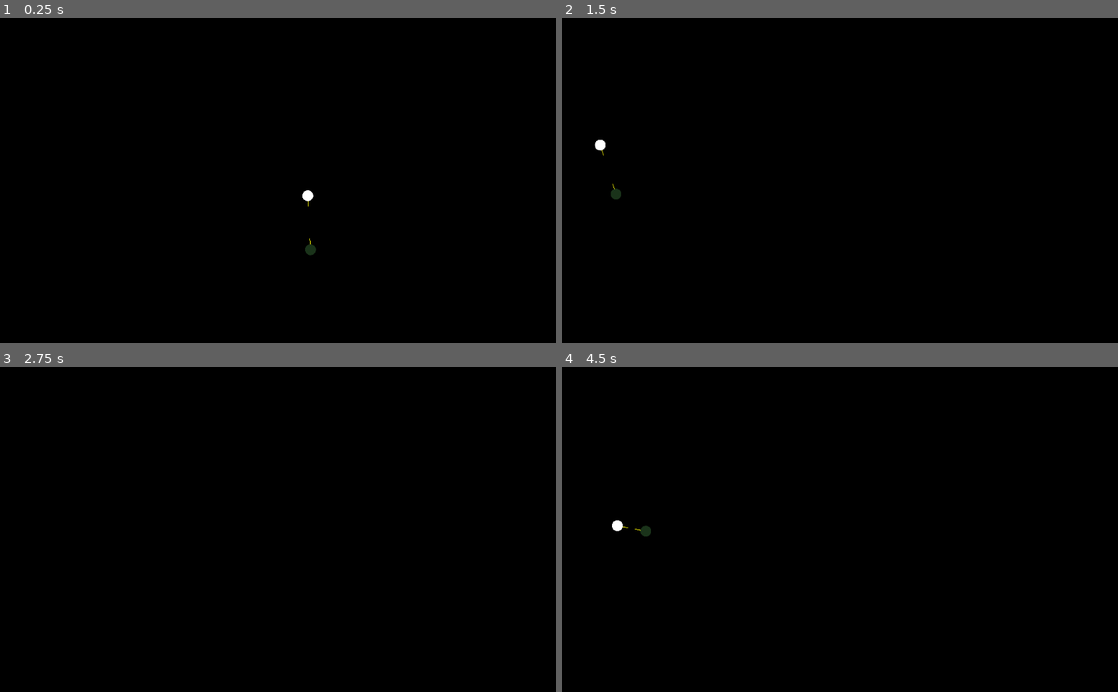
Above: before the commit, frames 1-4 (two rows, left to right).
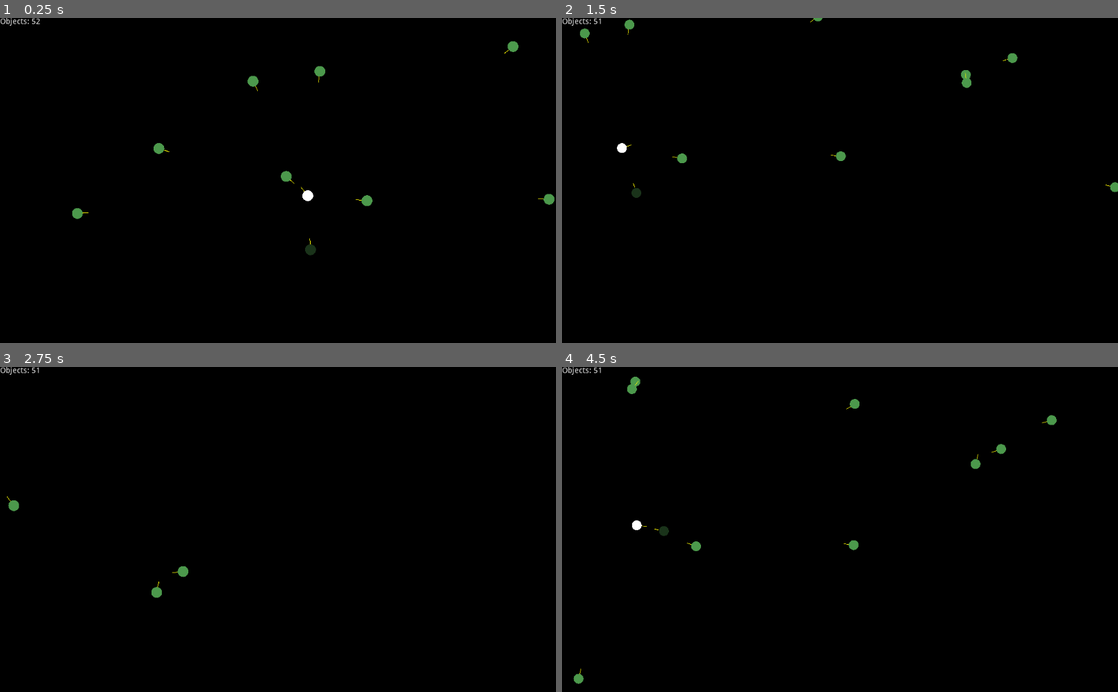
Above: after the commit, the same moments.

Repository: NuclearPhoenixx/n-body-problem
Game: Godot game, scene res://main.tscn
Same seed, same stepped clock (60 frames per second), same inputs: the game is played once before the commit and once after it.
Inputs (mouse positions are in pixels of both pictures, inside the frame that each line leads up to):
- Up to frame 1 (0.25 s): no input
- Up to frame 2 (1.5 s): move the mouse to (840, 180) at 0.52 s; hold Right (ui_right) 0.53-1.28 s; hold Mouse wheel up (camera_zin) 0.53-1.28 s; tap Space (ui_select) at 0.77 s; move the mouse to (645, 232) at 1.27 s; hold Down (ui_down) from 1.28 s (still down); tap Mouse wheel down (camera_zout) at 1.35 s
- Up to frame 3 (2.75 s): tap Space (ui_select) at 1.52 s; move the mouse to (333, 458) at 2.02 s; release Down (ui_down) at 2.03 s; hold Right (ui_right) from 2.03 s (still down); hold Mouse wheel up (camera_zin) from 2.03 s (still down)
- Up to frame 4 (4.5 s): move the mouse to (812, 594) at 2.77 s; release Right (ui_right) at 2.78 s; release Mouse wheel up (camera_zin) at 2.78 s; hold Up (ui_up) 2.78-3.53 s; tap Mouse wheel down (camera_zout) at 2.85, 4.35 s; tap Space (ui_select) at 3.02, 3.77 s; move the mouse to (1006, 578) at 3.52 s; hold Mouse wheel up (camera_zin) 3.53-4.28 s; hold Left (ui_left) from 3.53 s (still down); tap Escape (ui_cancel) at 4.15 s; move the mouse to (673, 480) at 4.27 s

The runs differ from the first frame. In frame 1, 0.5% of the frame differs, in the area x 0-100%, y 0-62%; in frame 2, 0.7%; in frame 3, 0.2%; in frame 4, 0.7%, in the area x 0-89%, y 0-98%.

Commit message:
fixes and interface
- add pause option

- spawn some objects randomly

- add object number GUI

- add mass GUI

- fix collisions (almost)

- activate mutli-threading

Diff:
--- a/main.tscn
+++ b/main.tscn
@@ -1,9 +1,12 @@
-[gd_scene load_steps=5 format=2]
+[gd_scene load_steps=8 format=2]
 
 [ext_resource path="res://src/spawn.gd" type="Script" id=1]
 [ext_resource path="res://obj.tscn" type="PackedScene" id=2]
 [ext_resource path="res://src/camera.gd" type="Script" id=3]
-[ext_resource path="res://src/gui/speed.gd" type="Script" id=4]
+[ext_resource path="res://src/gui/obj_counter.gd" type="Script" id=4]
+[ext_resource path="res://src/gui/speed.gd" type="Script" id=5]
+[ext_resource path="res://src/gui/mass.gd" type="Script" id=6]
+[ext_resource path="res://src/gui/pause_indicator.gd" type="Script" id=7]
 
 [node name="Control" type="Control"]
 anchor_right = 1.0
@@ -22,10 +25,9 @@
 script = ExtResource( 1 )
 
 [node name="Object" parent="Spacetime" instance=ExtResource( 2 )]
-editor/display_folded = true
-priority = 128.0
 
 [node name="Camera2D" type="Camera2D" parent="Spacetime"]
+pause_mode = 2
 position = Vector2( 5, 7 )
 current = true
 drag_margin_h_enabled = false
@@ -36,23 +38,46 @@
 
 [node name="Interface" type="CanvasLayer" parent="."]
 
-[node name="GUI" type="MarginContainer" parent="Interface"]
+[node name="Stats" type="MarginContainer" parent="Interface"]
 margin_right = 86.0
 margin_bottom = 40.0
 
-[node name="VBoxContainer" type="VBoxContainer" parent="Interface/GUI"]
-margin_right = 86.0
-margin_bottom = 40.0
+[node name="VBoxContainer" type="VBoxContainer" parent="Interface/Stats"]
+margin_right = 99.0
+margin_bottom = 50.0
 
-[node name="Velocity" type="Label" parent="Interface/GUI/VBoxContainer"]
-margin_right = 86.0
+[node name="ObjectCounter" type="Label" parent="Interface/Stats/VBoxContainer"]
+margin_right = 99.0
 margin_bottom = 14.0
-text = "Object Speed"
+text = "Object Number"
 script = ExtResource( 4 )
 
-[node name="Label" type="Label" parent="Interface/GUI/VBoxContainer"]
+[node name="Velocity" type="Label" parent="Interface/Stats/VBoxContainer"]
 margin_top = 18.0
-margin_right = 86.0
+margin_right = 99.0
 margin_bottom = 32.0
+text = "Object Speed"
+script = ExtResource( 5 )
+
+[node name="Mass" type="Label" parent="Interface/Stats/VBoxContainer"]
+margin_top = 36.0
+margin_right = 99.0
+margin_bottom = 50.0
+text = "Object Mass"
+script = ExtResource( 6 )
+
+[node name="Pause" type="MarginContainer" parent="Interface"]
+pause_mode = 2
+anchor_left = 1.0
+anchor_right = 1.0
+margin_left = -51.0
+margin_bottom = 40.0
+script = ExtResource( 7 )
+
+[node name="Label" type="Label" parent="Interface/Pause"]
+margin_top = 13.0
+margin_right = 51.0
+margin_bottom = 27.0
+text = "PAUSED"
 
 [editable path="Spacetime/Object"]
--- a/obj.tscn
+++ b/obj.tscn
@@ -7,6 +7,7 @@
 [node name="Object" type="Area2D" groups=[
 "objects",
 ]]
+editor/display_folded = true
 script = ExtResource( 1 )
 __meta__ = {
 "_edit_group_": true
@@ -20,7 +21,8 @@
 points = PoolVector2Array( 0, 0, 0, 0 )
 width = 1.0
 default_color = Color( 1, 0.984314, 0, 1 )
+texture_mode = 774908979
 end_cap_mode = 2
 round_precision = 10
-[connection signal="area_entered" from="." to="." method="collision" flags=6]
+[connection signal="area_entered" from="." to="." method="collision"]
 [connection signal="input_event" from="." to="." method="_mouse_click"]
--- a/project.godot
+++ b/project.godot
@@ -73,11 +73,21 @@
 "events": [ Object(InputEventMouseButton,"resource_local_to_scene":false,"resource_name":"","device":-1,"alt":false,"sh …(213 unchanged characters)…
  ]
 }
+pause={
+"deadzone": 0.5,
+"events": [ Object(InputEventKey,"resource_local_to_scene":false,"resource_name":"","device":0,"alt":false,"shift":false,"control":false,"meta":false,"command":false,"pressed":false,"scancode":80,"unicode":0,"echo":false,"script":null)
+ ]
+}
+
+[physics]
+
+2d/thread_model=2
 
 [rendering]
 
 quality/driver/driver_name="GLES2"
 quality/intended_usage/framebuffer_allocation=0
 quality/intended_usage/framebuffer_allocation.mobile=1
+threads/thread_model=2
 environment/default_clear_color=Color( 0, 0, 0, 1 )
 environment/default_environment="res://default_env.tres"
--- a/src/camera.gd
+++ b/src/camera.gd
@@ -30,7 +30,7 @@
 	else:
 		check_camera()
 
-func _input(event):
+func _unhandled_input(event):
 	if event.is_action_pressed("camera_zin"): # check scroll wheel, camera zoom in and out
 		get_tree().set_input_as_handled()
 		if zoom > max_zin:
@@ -44,3 +44,10 @@
 	if event.is_action_pressed("ui_cancel"): # free fixed camera from node
 		get_tree().set_input_as_handled()
 		follow_node = null
+
+	if event.is_action_pressed("pause"): # pause simulation
+		get_tree().set_input_as_handled()
+		if get_tree().paused:
+			get_tree().paused = false
+		else:
+			get_tree().paused = true
--- /dev/null
+++ b/src/gui/mass.gd
@@ -0,0 +1,16 @@
+extends Label
+
+onready var camera = get_tree().get_root().get_node("Control/Spacetime/Camera2D")
+
+var mass_prec = 5 # mass precision in places
+
+func _physics_process(delta):
+	var obj = camera.follow_node
+
+	if typeof(obj) == 0: # if camera is fixed then show stats of that object
+		self.hide()
+	else:
+		self.show()
+		var mass = obj.mass # get the mass in powers of ten
+		var i = String(mass).length() - mass_prec
+		self.set_text("Mass: " + String(stepify(mass / pow(10, i), 1)) + "e" + String(i) + " [kg]")
--- /dev/null
+++ b/src/gui/obj_counter.gd
@@ -0,0 +1,6 @@
+extends Label
+
+onready var tree = get_tree()
+
+func _physics_process(delta): # get all nodes in object group and then print the number
+	set_text("Objects: " + String(tree.get_nodes_in_group("objects").size()))
--- /dev/null
+++ b/src/gui/pause_indicator.gd
@@ -0,0 +1,7 @@
+extends MarginContainer
+
+func _process(delta): # show pause text if the simulation has been paused
+	if get_tree().paused:
+		show()
+	else:
+		hide()
--- a/src/object.gd
+++ b/src/object.gd
@@ -14,11 +14,15 @@
 var radius = 10 # object radius
 
 func collision(area): # impact detection to prevent division by zero, heavy obj process before light ones
-	area.set_monitoring(false) # disable impact detection of deleted body
-	mass += area.mass # take all the mass
-	if camera.follow_node == area: # change fixed camera to the "winner" object
-		camera.follow_node = self
-	area.queue_free() # delete other lighter body
+	if area.mass < mass:
+		#area.set_monitoring(false) # disable impact detection of deleted body
+		mass += area.mass # take all the mass
+		if camera.follow_node == area: # change fixed camera to the "winner" object
+			camera.follow_node = self
+		area.queue_free() # delete other lighter body
+		# TODO: Proper physics collision, conservation of momentum.
+	elif area.mass == mass: # if masses are equal
+		pass # TODO: Spawn new object with correct velocity, mass and color, etc.
 
 func _draw(): # draw object as a custom circle
 	draw_circle(Vector2(0,0), radius, color)
--- a/src/spawn.gd
+++ b/src/spawn.gd
@@ -7,7 +7,6 @@
 	inst.position = pos
 	inst.v = v
 	inst.mass = m
-	inst.set_priority(m)
 	inst.color = c
 	inst.radius = r
 	shape = CircleShape2D.new()
@@ -19,3 +18,15 @@
 
 func _ready():
 	spawn(Vector2(0,100), Vector2(400000,0), 3.3e20, Color(0.1,0.2,0.1,1), 10)
+
+	# SPAWN CHAOS!
+	var i = 0
+	var max_p = 1000
+	var min_p = -1000
+	var max_v = 400000
+	var min_v = -400000
+
+	while i < 50: # spawn some random objects
+		i += 1
+		randomize()
+		spawn(Vector2(rand_range(min_p,max_p),rand_range(min_p,max_p)), Vector2(rand_range(min_v,max_v),rand_range(min_v,max_v)), 1e26, Color(0.3,0.6,0.3,1), 10)
